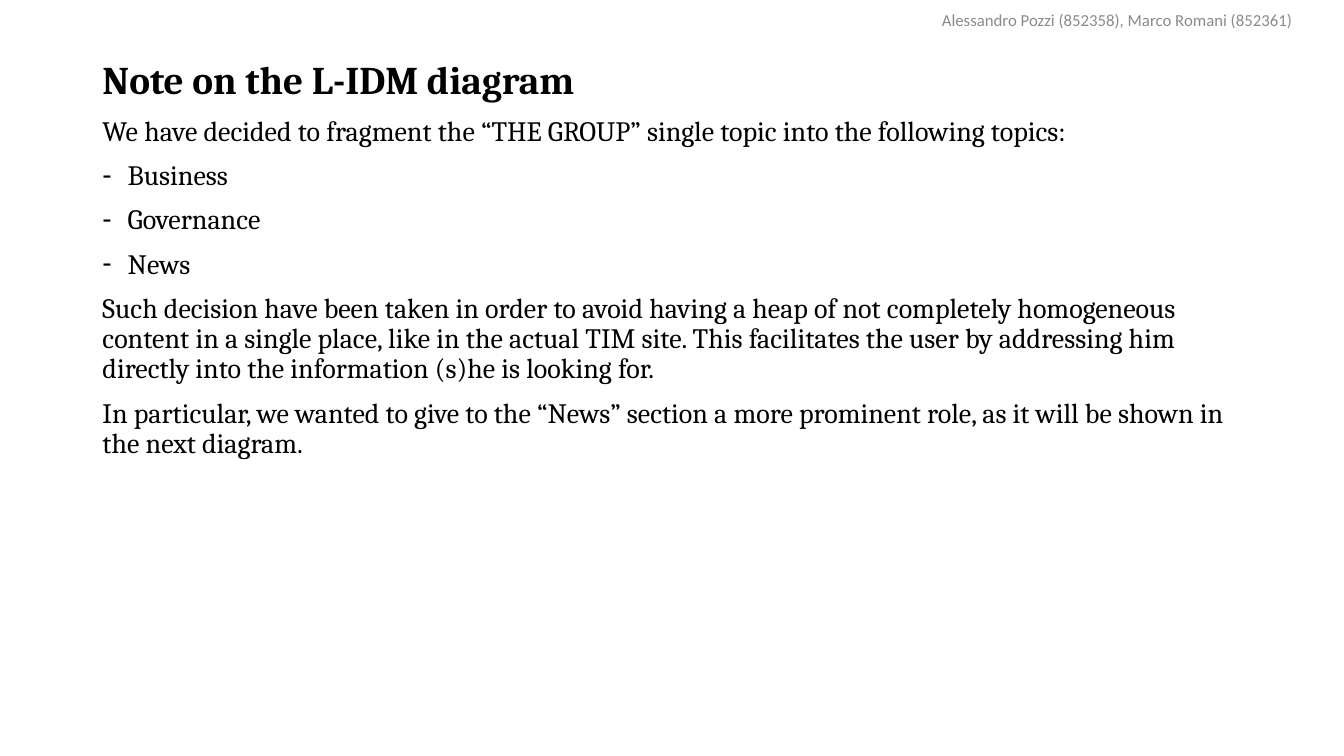
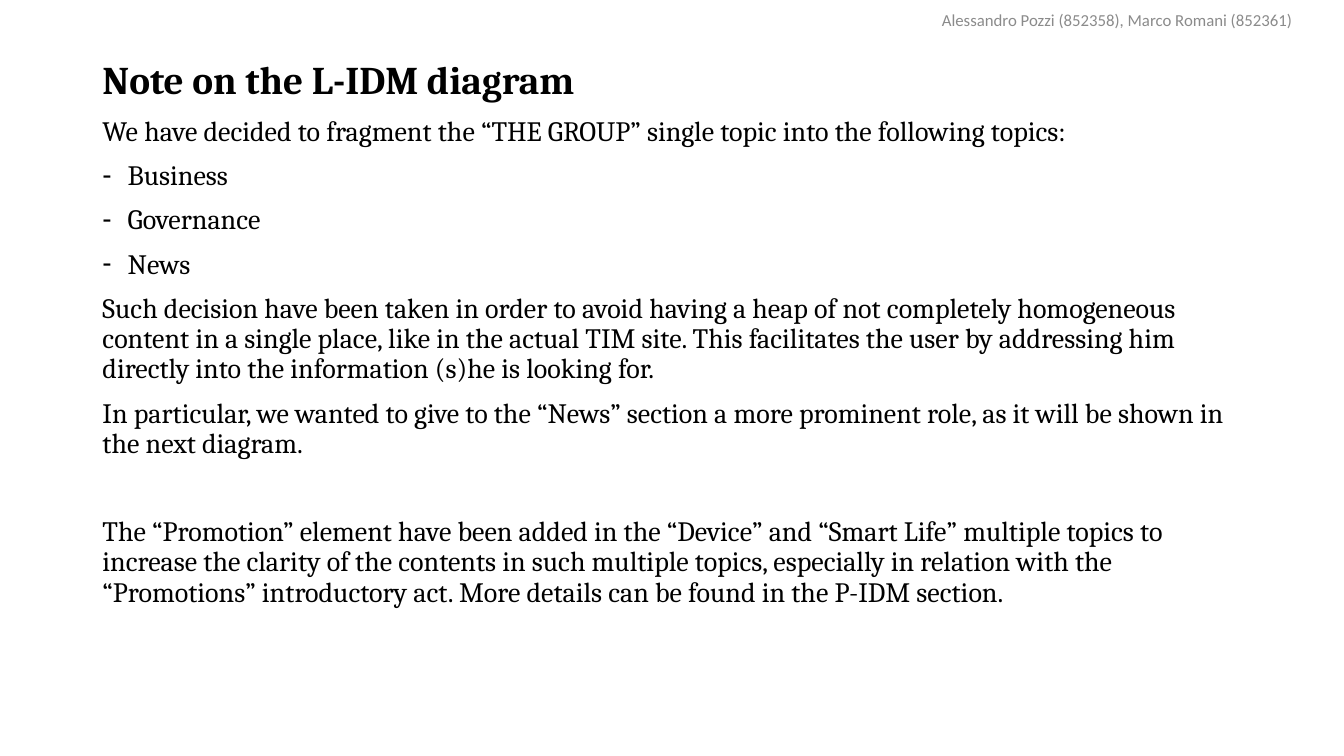
Before and after one commit to AlessandroPozzi/HypermediaProject2016-PozziRomani, a slide deck: slide 8 of Drafts & Material/IDM Models + Notes.pptx (slide 7 before the commit). Drawn at 1344x756 pixels with LibreOffice and Linux fonts; fonts in the diff are those of the drawing. Boxes give left, top, right and bottom in pixels: in the first picture for what was removed or moved away, otherwise in the second. Text is boxed around its words. In the diff, an @@ line names an element or a change of style, - is before the commit and + after.

```diff
--- a/Drafts & Material/IDM Models + Notes.pptx
+++ b/Drafts & Material/IDM Models + Notes.pptx
@@ text at [102,521,1162,608]: paragraph added @@
+The “Promotion” element have been added in the “Device” and “Smart Life” multiple topics to increase the clarity of the contents in such multiple topics, especially in relation with the “Promotions” introductory act. More details can be found in the P-IDM section.
```
Also in this commit, not shown: 5 other slides changed, 2 slides added.
